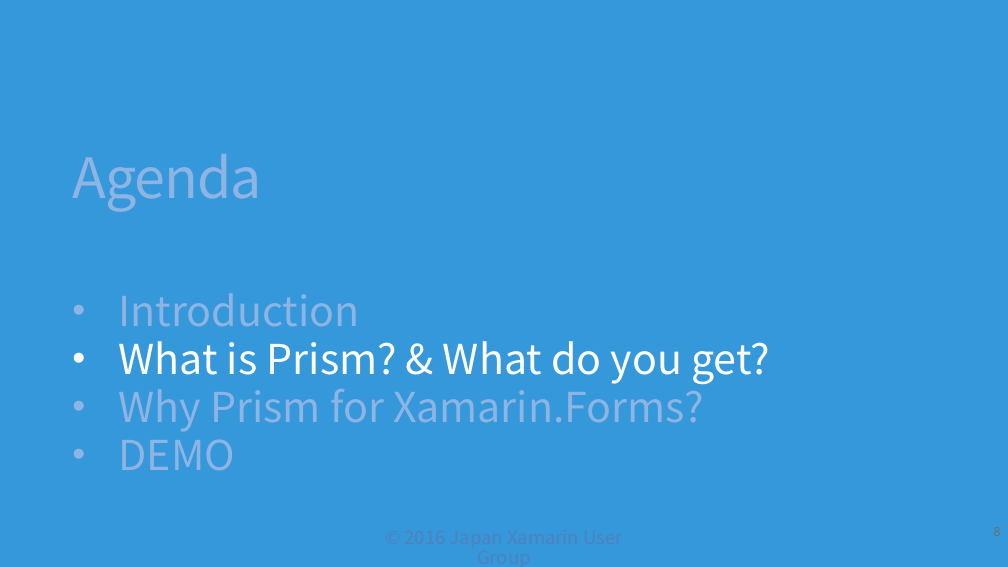
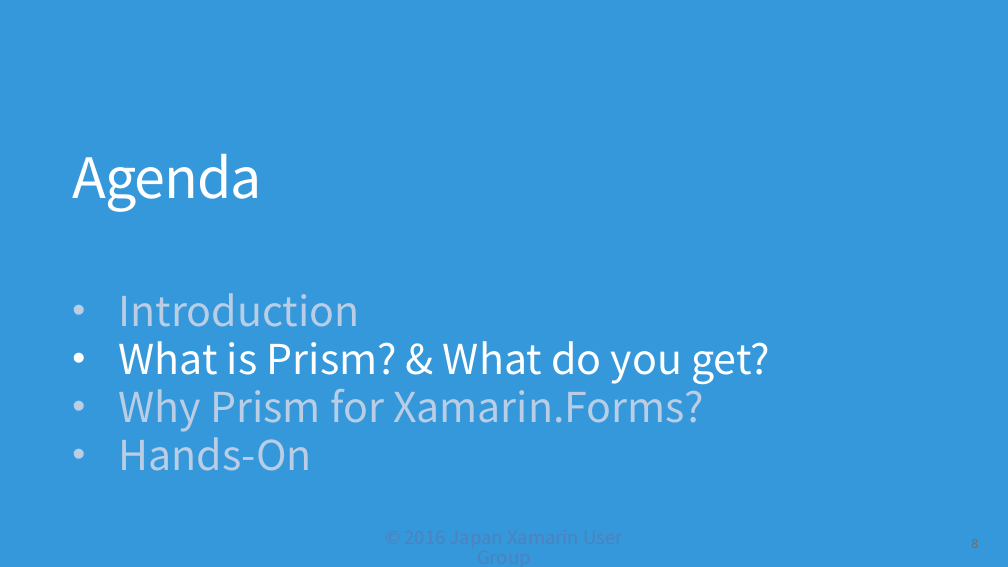
Before and after one commit to jxug/PrismAndMoqHansOn, a slide deck: slide 8 of docs/Why Prism for Xamarin.Forms.pptx. Drawn at 1008x567 pixels with LibreOffice and Linux fonts; fonts in the diff are those of the drawing. Boxes give left, top, right and bottom in pixels: in the first picture for what was removed or moved away, otherwise in the second. Text is boxed around its words. In the diff, an @@ line names an element or a change of style, - is before the commit and + after.

```diff
--- a/docs/Why Prism for Xamarin.Forms.pptx
+++ b/docs/Why Prism for Xamarin.Forms.pptx
@@ title "Agenda" at bbox=[72, 153, 261, 212]: text colour #8EB4E3 to #FFFFFF @@
@@ text at bbox=[119, 293, 704, 432]: text colour #8EB4E3 to #B9CDE5 in "Introduction", "Why Prism for Xamarin.Forms?" @@
@@ text at bbox=[119, 428, 312, 471]: text changed; text colour #8EB4E3 to #B9CDE5 @@
-• DEMO
+• Hands-On
@@ page number: place and size @@
-page number at bbox=[994, 527, 1001, 536]
+page number at bbox=[971, 539, 978, 548]
```
Also in this commit, not shown: 2 other slides changed, 1 slide added, 2 slides removed, 1 other file.
